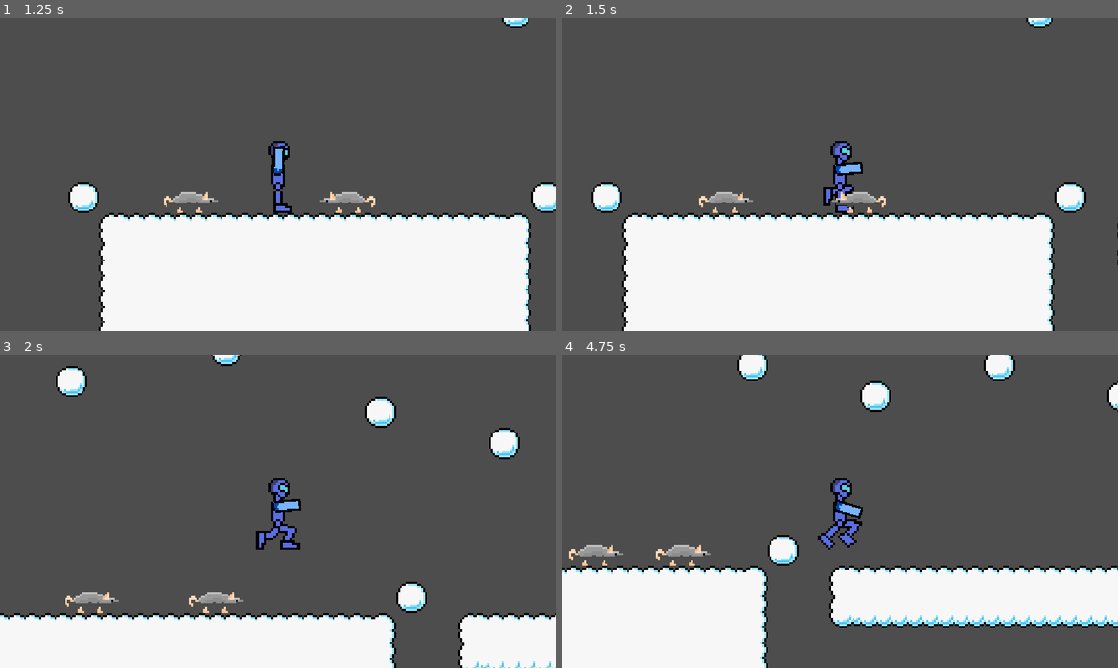
Above: before the commit, frames 1-4 (two rows, left to right).
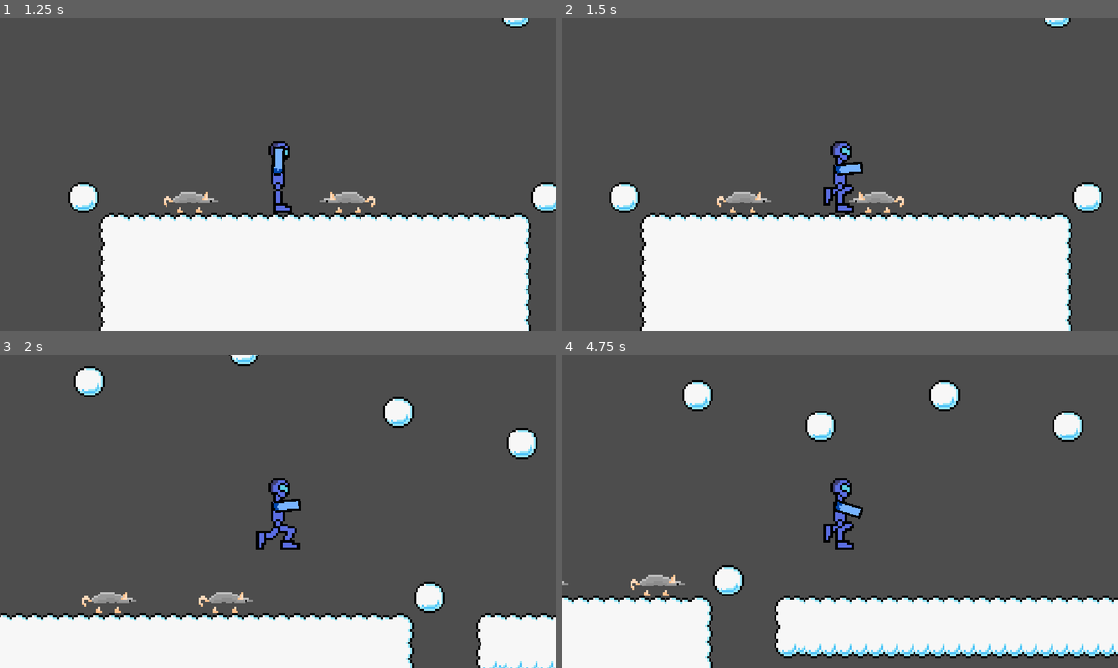
Above: after the commit, the same moments.

Repository: Milo-Griffiths/GameJam-Time
Game: Godot game, scene res://scenes/main.tscn
The game is run twice, just before and just after one commit, with the same random seed, the same clock (stepped at 60 frames per second) and the same inputs. The engine's default icon, where the game draws it, is replaced by a stand-in: a white triangle on a blue panel in a dark square.
Inputs (mouse positions are in pixels of both pictures, inside the frame that each line leads up to):
- Up to frame 1 (1.25 s): click "Play" at 0.5 s
- Up to frame 2 (1.5 s): move the mouse to (962, 158) at 1.27 s; hold Right (right) from 1.28 s (still down); click (962, 158) at 1.35 s
- Up to frame 3 (2 s): keep holding Right (right); tap Up (up) at 1.52 s
- Up to frame 4 (4.75 s): move the mouse to (728, 527) at 2.02 s; click (728, 527) at 2.1 s; tap Up (up) at 2.27, 3.77, 4.52 s; move the mouse to (895, 442) at 2.77 s; release Right (right) at 2.78 s; hold A (left) 2.78-3.53 s; click (895, 442) at 2.85 s; move the mouse to (812, 574) at 3.52 s; hold Right (right) from 3.53 s (still down); click (812, 574) at 3.6 s; move the mouse to (1006, 558) at 4.27 s; click (1006, 558) at 4.35 s

Frame 1 is identical in both runs. In frame 2, 5.8% of the frame differs, in the area x 5-100%, y 0-100%; in frame 3, 5.9%; in frame 4, 24%, in the area x 0-100%, y 0-100%.

Commit message:
Added bullet physics

Diff:
--- a/assets/scripts/player.gd
+++ b/assets/scripts/player.gd
@@ -9,12 +9,23 @@
 var moving = false
 var Interactive_range = false
 var Interacted = null
+var push_speed = 600
+
+
+
+@export var ACCEL_GROUND: float = 2000.0
+@export var ACCEL_AIR: float = 500.0
+
 
 func _physics_process(delta: float) -> void:
+
+	var dir_to_mouse: Vector2 = (get_global_mouse_position() - global_position).normalized()
+	var opposite_dir: Vector2 = -dir_to_mouse
 	moving = false
 	# Add the gravity.
 	if not is_on_floor():
 		velocity += get_gravity() * delta
+
 
 	# Handle jump.
 	if Input.is_action_just_pressed("up") and is_on_floor():
@@ -23,15 +34,19 @@
 	# Get the input direction and handle the movement/deceleration.
 	# As good practice, you should replace UI actions with custom gameplay actions.
 	var direction := Input.get_axis("left", "right")
+	var accel := ACCEL_GROUND if is_on_floor() else ACCEL_AIR
 	if velocity.x > 1 or velocity.x < -1:
 			animated_sprite_2d.animation = "awful"
 	else:
 			animated_sprite_2d.animation = "awful_idle"
 	if direction:
-		velocity.x = direction * SPEED
+		velocity.x = move_toward(velocity.x, direction * SPEED, accel * delta)
 		moving = true
 	else:
-		velocity.x = move_toward(velocity.x, 0, SPEED)
+		velocity.x = move_toward(velocity.x, direction * SPEED, accel * delta)
+	if not is_on_floor() and Input.is_action_just_pressed("shoot"):
+		var away := (global_position - get_global_mouse_position()).normalized()
+		velocity += away * push_speed
 
 	move_and_slide()
 
